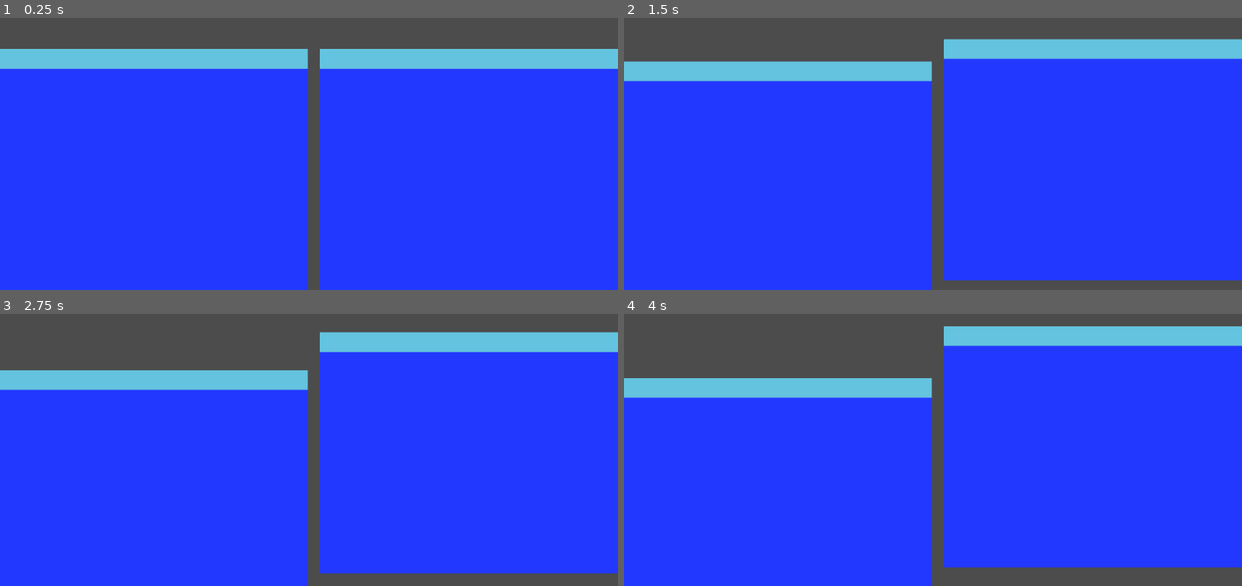
Above: before the commit, frames 1-4 (two rows, left to right).
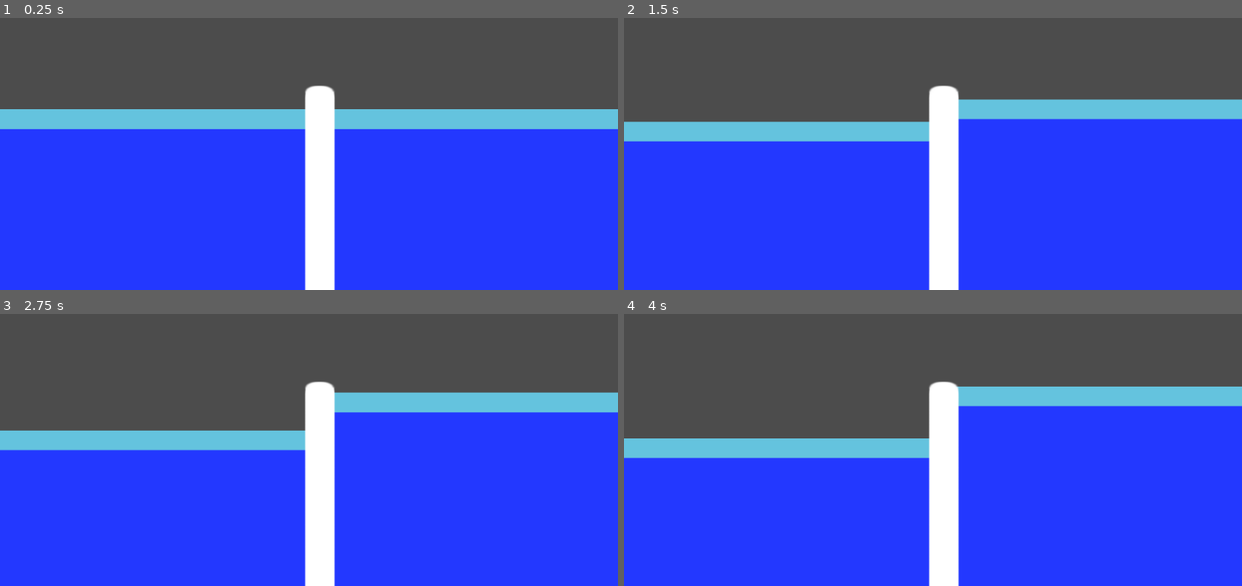
Above: after the commit, the same moments.

Repository: TeamGalileoRobotics/whippo
Game: Godot game, scene res://main.tscn
Two runs of this game, one before a commit and one after it. Both use one fixed random seed, a clock stepped at 60 frames per second and the inputs below.
Inputs:
- Up to frame 1 (0.25 s): no input
- Up to frame 2 (1.5 s): tap Enter at 0.5 s; hold W (player1_up) 0.53-1.28 s; hold Down (player2_down) 0.53-1.28 s; tap Space at 1.25 s; hold S (player1_down) from 1.28 s (still down); tap Up (player2_up) at 1.35 s
- Up to frame 3 (2.75 s): tap Enter at 2 s; release S (player1_down) at 2.03 s; hold W (player1_up) from 2.03 s (still down); hold Down (player2_down) from 2.03 s (still down)
- Up to frame 4 (4 s): release Down (player2_down) at 2.78 s; tap Up (player2_up) at 2.85 s; release W (player1_up) at 3.53 s; hold S (player1_down) from 3.53 s (still down); hold Down (player2_down) from 3.53 s (still down)

The runs differ from the first frame. In frame 1, 32% of the frame differs, in the area x 0-100%, y 11-100%; in frame 2, 34%; in frame 3, 35%; in frame 4, 35%, in the area x 0-100%, y 4-100%.

Commit message:
Added pole (even more WIP)

Diff:
--- a/main.tscn
+++ b/main.tscn
@@ -1,14 +1,21 @@
-[gd_scene load_steps=4 format=2]
+[gd_scene load_steps=6 format=2]
 
 [ext_resource path="res://sprites/water.png" type="Texture" id=1]
 [ext_resource path="res://waterLeft.gd" type="Script" id=2]
 [ext_resource path="res://waterRight.gd" type="Script" id=3]
+[ext_resource path="res://sprites/pole.png" type="Texture" id=4]
+
+[sub_resource type="CapsuleShape2D" id=1]
+
+custom_solver_bias = 0.0
+radius = 28.0
+height = 304.0
 
 [node name="Node2D" type="Node2D" index="0"]
 
 [node name="waterLeft" type="Sprite" parent="." index="0"]
 
-position = Vector2( 0, 200 )
+position = Vector2( 0, 300 )
 scale = Vector2( 0.996094, 1 )
 texture = ExtResource( 1 )
 centered = false
@@ -17,9 +24,31 @@
 
 [node name="waterRight" type="Sprite" parent="." index="1"]
 
-position = Vector2( 530, 200 )
+position = Vector2( 530, 300 )
 scale = Vector2( 0.976563, 1 )
 texture = ExtResource( 1 )
 centered = false
 script = ExtResource( 3 )
 _sections_unfolded = [ "Material", "Offset", "Transform" ]
+
+[node name="pole" type="StaticBody2D" parent="." index="2"]
+
+position = Vector2( 512, 300 )
+input_pickable = false
+collision_layer = 1
+collision_mask = 1
+constant_linear_velocity = Vector2( 0, 0 )
+constant_angular_velocity = 0.0
+friction = 1.0
+bounce = 0.0
+_sections_unfolded = [ "Transform" ]
+
+[node name="poleSprite" type="Sprite" parent="pole" index="0"]
+
+position = Vector2( 18, 150 )
+texture = ExtResource( 4 )
+
+[node name="CollisionShape2D" type="CollisionShape2D" parent="pole" index="1"]
+
+position = Vector2( 18, 140 )
+shape = SubResource( 1 )
Binary file added: sprites/pole.png
Not shown, added: sprites/pole.png.import
Not shown, added: sprites/pole.xcf
